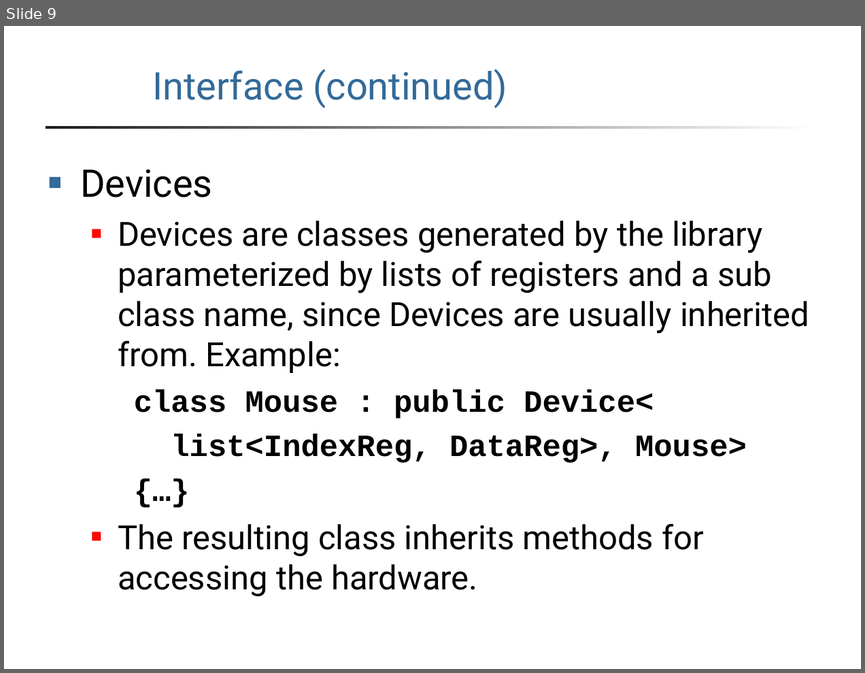
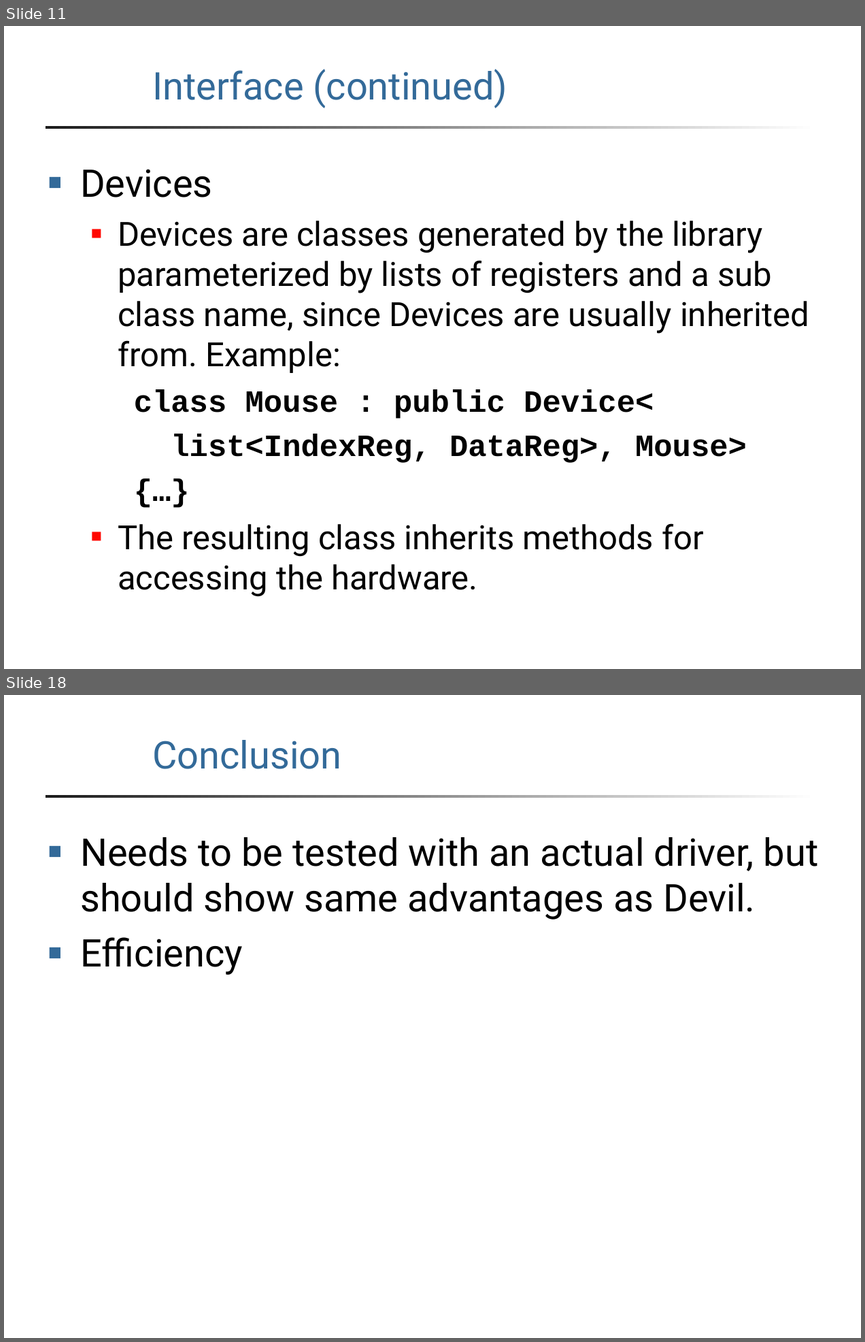
Before and after one commit to ryanofsky/device, a slide deck: report/slides.ppt. Shown one above the other, each under a label of ours: slide 9 before the commit, slides 11 and 18 after it; the slides between them are not shown. The pictures are 865x673 and 865x1342 pixels, drawn with LibreOffice and Linux fonts; fonts in the diff are those of the drawing; background and template pictures are left out. Boxes give left, top, right and bottom in pixels: in the first picture for what was removed or moved away, otherwise in the second. Text is boxed around its words. In the diff, an @@ line names an element or a change of style, - is before the commit and + after.

```diff
--- a/report/slides.ppt
+++ b/report/slides.ppt
@@ slide 18 added at (4, 695, 861, 1338), background #FFFFFF; not listed: 1 template element that a slide beside it also shows @@
@@ title added at (152, 740, 341, 769), 32 pt, text #336A99 @@
+Conclusion
@@ text added at (80, 837, 819, 974), 32 pt, text #000000 @@
+■ Needs to be tested with an actual driver, but should show same advantages as Devil.
+■ Efficiency
@@ what was slide 9 is now slide 11 @@
```
Also in this commit, not shown: 2 slides changed, 6 other slides added.
